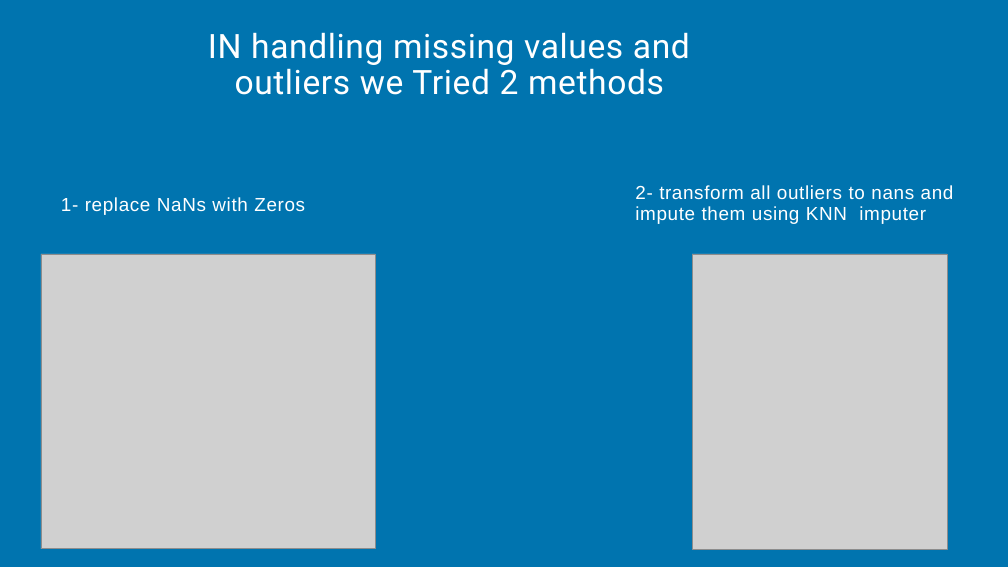
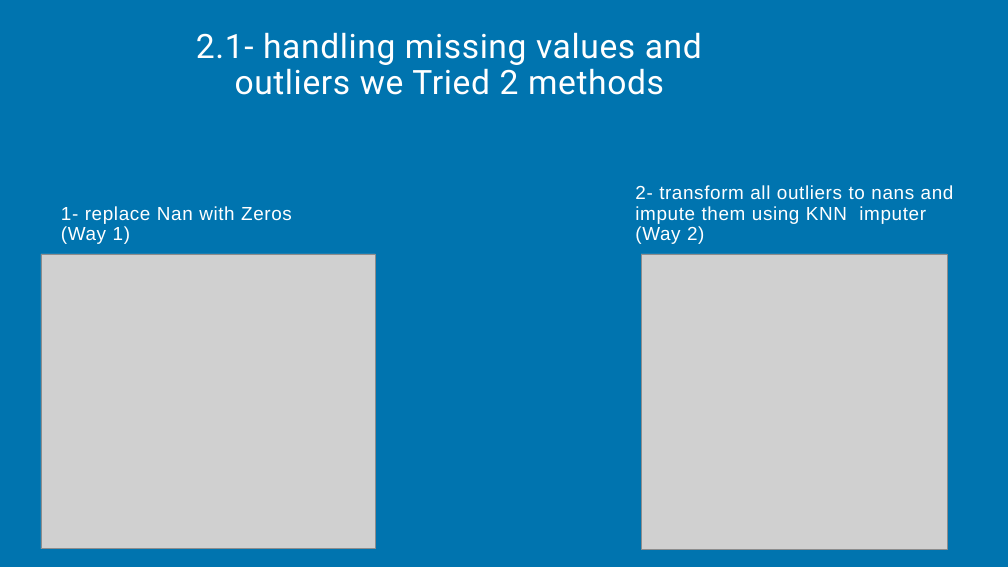
Before and after one commit to Reema-Khaseeb/clustering-credit-card-customer-segmentation, a slide deck: slide 7 of presentation/Credit Card Clustering.pptx (slide 4 before the commit). Drawn at 1008x567 pixels with LibreOffice and Linux fonts; fonts in the diff are those of the drawing; grey boxes stand for pictures. Boxes give left, top, right and bottom in pixels: in the first picture for what was removed or moved away, otherwise in the second. Text is boxed around its words. In the diff, an @@ line names an element or a change of style, - is before the commit and + after.

Commit message:
Updated

```diff
--- a/presentation/Credit Card Clustering.pptx
+++ b/presentation/Credit Card Clustering.pptx
@@ title at [196, 32, 702, 95]: text changed @@
-IN handling missing values and outliers we Tried 2 methods
+2.1- handling missing values and outliers we Tried 2 methods
@@ text at [61, 206, 292, 244]: text changed @@
-1- replace NaNs with Zeros
+1- replace Nan with Zeros
+(Way 1)
@@ text at [635, 226, 704, 244]: paragraph added @@
+(Way 2)
@@ picture: place and size @@
-picture at [693, 254, 948, 550]
+picture at [641, 254, 948, 550]
```
Also in this commit, not shown: 15 slides added.
